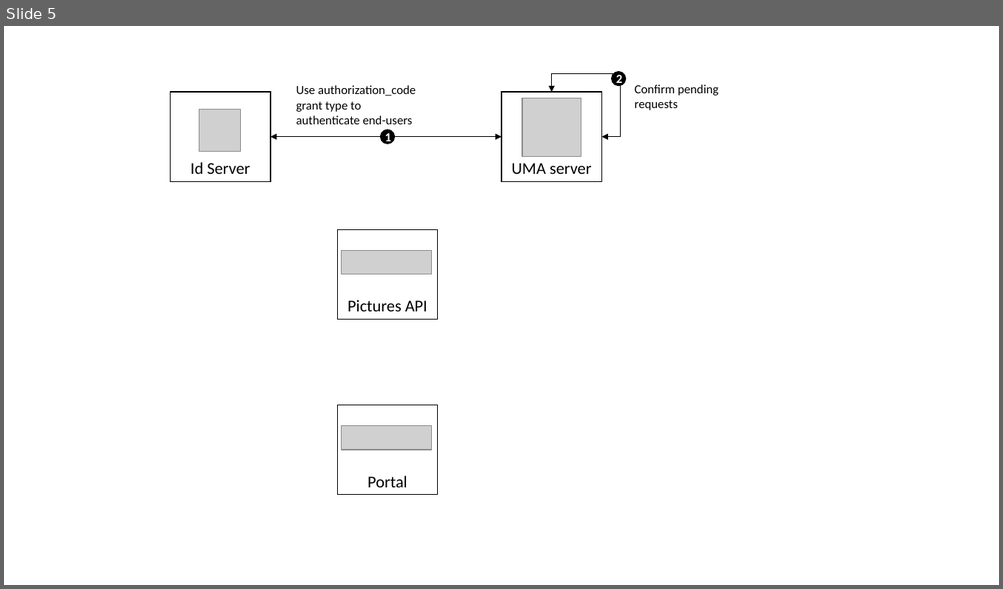
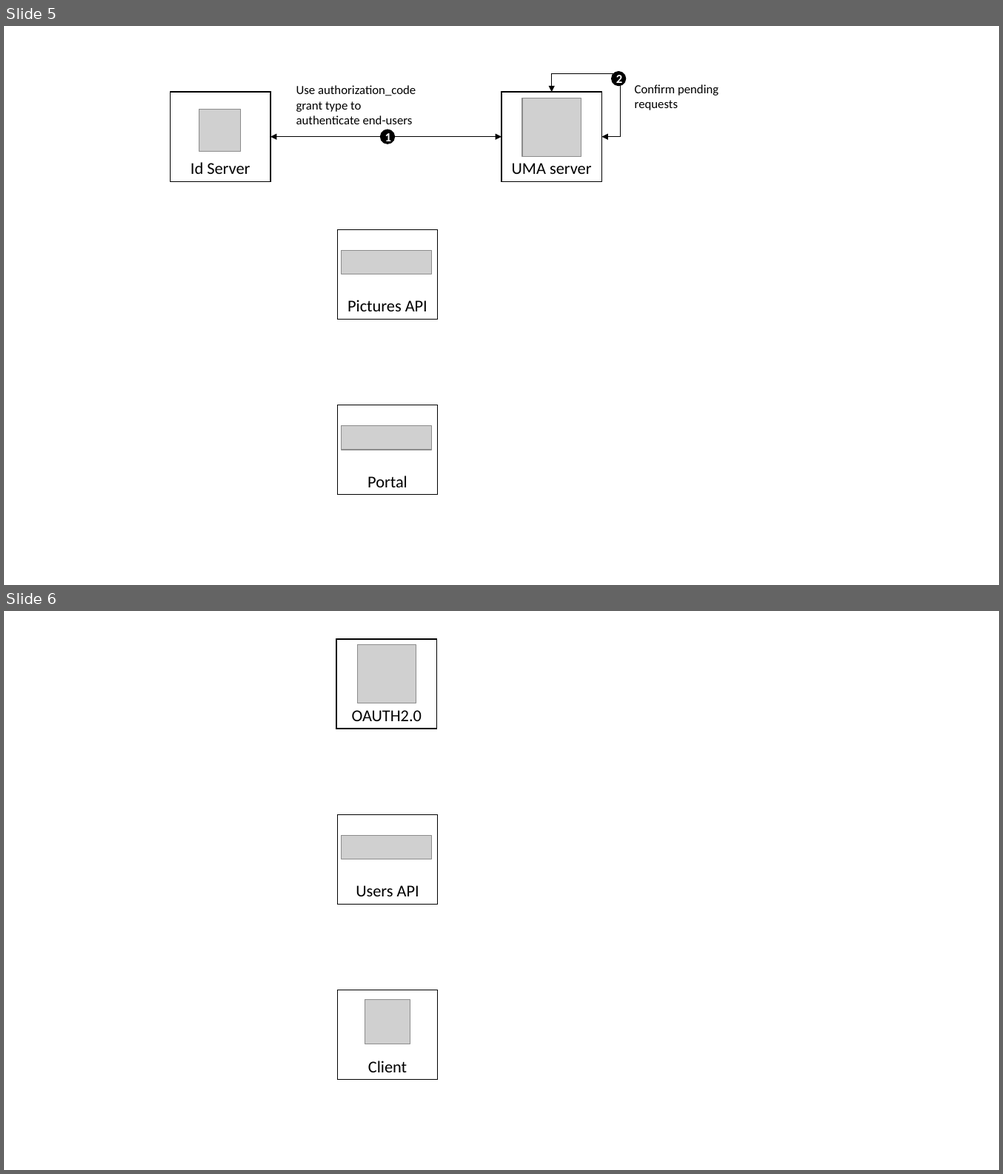
Before and after one commit to simpleidserver/SimpleIdServer, a slide deck: Schemas.pptx. Shown one above the other, each under a label of ours: slide 5 before the commit, slides 5 and 6 after it. The pictures are 1003x589 and 1003x1174 pixels, drawn with LibreOffice and Linux fonts; fonts in the diff are those of the drawing; grey boxes stand for pictures. Boxes give left, top, right and bottom in pixels: in the first picture for what was removed or moved away, otherwise in the second. Text is boxed around its words. In the diff, an @@ line names an element or a change of style, - is before the commit and + after.

Commit message:
Doc : How to protect REST.API service from undesirable clients

```diff
--- a/Schemas.pptx
+++ b/Schemas.pptx
@@ slide 6 added at <box>4,611,999,1170</box>, background #FFFFFF @@
@@ rectangle added at <box>337,639,437,729</box>, outline #000000 1 pt, 16 pt, text #000000 @@
+OAUTH2.0
@@ picture added at <box>357,645,416,703</box> @@
@@ rectangle added at <box>338,815,438,904</box>, outline #000000 1 pt, 16 pt, text #000000 @@
+Users API
@@ picture added at <box>341,835,432,860</box> @@
@@ rectangle added at <box>338,990,438,1079</box>, outline #000000 1 pt, 16 pt, text #000000 @@
+Client
@@ picture added at <box>365,1000,410,1045</box> @@
```
Also in this commit, not shown: 1 other slide added, 24 other files.
